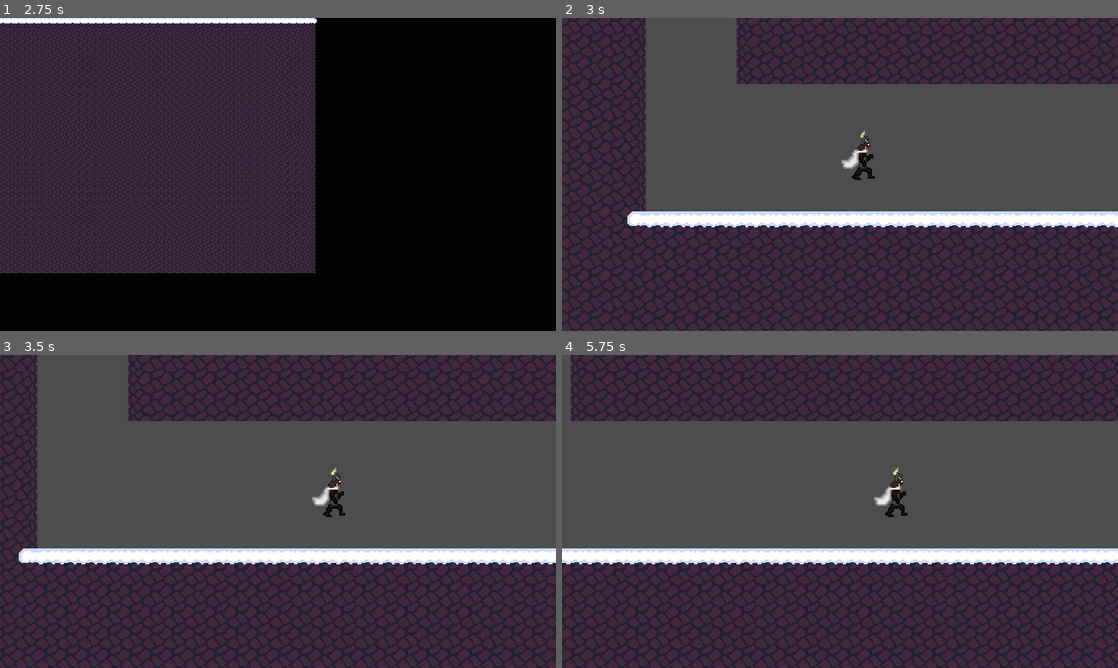
Above: before the commit, frames 1-4 (two rows, left to right).
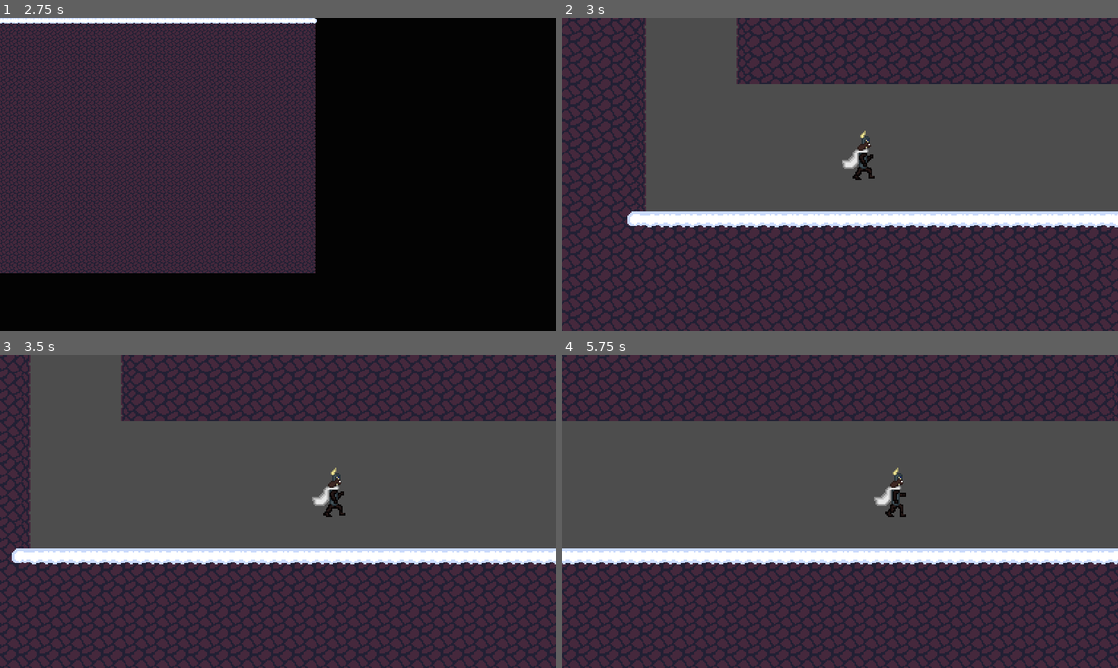
Above: after the commit, the same moments.

Repository: Tooffeer/1st-Semester-Creative-Project
Game: Godot game, scene res://Scenes/Main/main.tscn
Same seed, same stepped clock (60 frames per second), same inputs: the game is played once before the commit and once after it.
Inputs:
- Up to frame 1 (2.75 s): click "Start" at 0.5 s; click "Start" at 1.25 s; tap Enter (ui_accept) at 2 s; hold D (right) from 2.03 s (still down); tap Space (jump) at 2.27 s
- Up to frame 2 (3 s): keep holding D (right)
- Up to frame 3 (3.5 s): keep holding D (right); tap Space (jump) at 3.02 s
- Up to frame 4 (5.75 s): release D (right) at 3.53 s; hold A (left) 3.53-4.28 s; hold D (right) from 4.28 s (still down); tap Space (jump) at 4.52, 5.27 s

Frame 1 is identical in both runs. In frame 2, less than 0.1% of the frame differs, in the area x 50-56%, y 36-52%; in frame 3, 31%; in frame 4, 31%, in the area x 0-100%, y 0-100%.
Error in both runs: Invalid operands 'float' and 'Vector2' in operator '+'. (res://Scenes/Game/Player2D/player.gd:65)

Commit message:
Fixed All Movement Animation

Diff:
--- a/1st Semester Creative Project/Scenes/Game/Player2D/player.gd
+++ b/1st Semester Creative Project/Scenes/Game/Player2D/player.gd
@@ -27,7 +27,7 @@
 var isWallSliding : bool
 
 # Animation
-var states = ["Idling", "Running", "Jumping", "Falling", "Attacking"]
+var states = ["Idling", "Running", "Jumping", "Falling", "Wallsliding"]
 var currentState = states[0]
 
 func _ready():
@@ -53,7 +53,7 @@
 		velocity.y = 300
 
 	move_and_slide()
-	stateMachine()
+	stateMachine(direction)
 
 	# Health system
 	if playerHealth <= 0:
@@ -110,19 +110,43 @@
 	# Removes the player scene
 	queue_free()
 
-func stateMachine():
+func stateMachine(direction):
 	# Face sprite in the direction of movement
 	if velocity.x > 0:
 		sprite.flip_h = false
 	elif velocity.x < 0:
 		sprite.flip_h = true
 
-	if velocity.x == 0 and velocity.y == 0:
+	# Check player states
+	if isWallSliding == true:
+		# Is wallslidng
+		currentState = states[4]
+		# Flip sprite to correctly face wall
+		if direction < 0:
+			sprite.flip_h = false
+		if direction > 0:
+			sprite.flip_h = true
+	elif velocity.x == 0 and velocity.y == 0:
+		# Is standing still
 		currentState = states[0]
 	elif velocity.x != 0 and velocity.y == 0:
+		# Is moving on ground
 		currentState = states[1]
+	elif velocity.y < 0:
+		# Is rising
+		currentState = states[2]
+	elif velocity.y > 0:
+		# Is falling
+		currentState = states[3]
 
+	# Play animation
 	if currentState == states[0]:
 		sprite.play("Idle")
 	elif currentState == states[1]:
 		sprite.play("Run")
+	elif currentState == states[2]:
+		sprite.play("Jump")
+	elif currentState == states[3]:
+		sprite.play("Fall")
+	elif currentState == states[4]:
+		sprite.play("Wallslide")
--- a/1st Semester Creative Project/Scenes/Game/Player2D/player.tscn
+++ b/1st Semester Creative Project/Scenes/Game/Player2D/player.tscn
@@ -6,21 +6,33 @@
 [sub_resource type="RectangleShape2D" id="RectangleShape2D_vaaau"]
 size = Vector2(16, 31)
 
-[sub_resource type="AtlasTexture" id="AtlasTexture_tljfx"]
+[sub_resource type="AtlasTexture" id="AtlasTexture_3vhs1"]
 atlas = ExtResource("2_20fb3")
-region = Rect2(0, 384, 48, 64)
+region = Rect2(0, 320, 48, 64)
 
-[sub_resource type="AtlasTexture" id="AtlasTexture_l1ews"]
+[sub_resource type="AtlasTexture" id="AtlasTexture_jbhm2"]
 atlas = ExtResource("2_20fb3")
-region = Rect2(48, 384, 48, 64)
+region = Rect2(48, 320, 48, 64)
 
-[sub_resource type="AtlasTexture" id="AtlasTexture_8cnif"]
+[sub_resource type="AtlasTexture" id="AtlasTexture_b16rh"]
 atlas = ExtResource("2_20fb3")
-region = Rect2(96, 384, 48, 64)
+region = Rect2(96, 320, 48, 64)
 
-[sub_resource type="AtlasTexture" id="AtlasTexture_rj2sq"]
+[sub_resource type="AtlasTexture" id="AtlasTexture_yla0h"]
 atlas = ExtResource("2_20fb3")
-region = Rect2(144, 384, 48, 64)
+region = Rect2(144, 320, 48, 64)
+
+[sub_resource type="AtlasTexture" id="AtlasTexture_ceoio"]
+atlas = ExtResource("2_20fb3")
+region = Rect2(0, 192, 48, 64)
+
+[sub_resource type="AtlasTexture" id="AtlasTexture_2q1wp"]
+atlas = ExtResource("2_20fb3")
+region = Rect2(48, 192, 48, 64)
+
+[sub_resource type="AtlasTexture" id="AtlasTexture_1xael"]
+atlas = ExtResource("2_20fb3")
+region = Rect2(96, 192, 48, 64)
 
 [sub_resource type="AtlasTexture" id="AtlasTexture_0g1pk"]
 atlas = ExtResource("2_20fb3")
@@ -38,6 +50,10 @@
 atlas = ExtResource("2_20fb3")
 region = Rect2(144, 0, 48, 64)
 
+[sub_resource type="AtlasTexture" id="AtlasTexture_udtmp"]
+atlas = ExtResource("2_20fb3")
+region = Rect2(0, 128, 48, 64)
+
 [sub_resource type="AtlasTexture" id="AtlasTexture_y6igr"]
 atlas = ExtResource("2_20fb3")
 region = Rect2(0, 64, 48, 64)
@@ -54,24 +70,46 @@
 atlas = ExtResource("2_20fb3")
 region = Rect2(144, 64, 48, 64)
 
+[sub_resource type="AtlasTexture" id="AtlasTexture_tpkm4"]
+atlas = ExtResource("2_20fb3")
+region = Rect2(0, 256, 48, 64)
+
+[sub_resource type="AtlasTexture" id="AtlasTexture_mkhat"]
+atlas = ExtResource("2_20fb3")
+region = Rect2(48, 256, 48, 64)
+
 [sub_resource type="SpriteFrames" id="SpriteFrames_inid1"]
 animations = [{
 "frames": [{
 "duration": 1.0,
-"texture": SubResource("AtlasTexture_tljfx")
+"texture": SubResource("AtlasTexture_3vhs1")
 }, {
 "duration": 1.0,
-"texture": SubResource("AtlasTexture_l1ews")
+"texture": SubResource("AtlasTexture_jbhm2")
 }, {
 "duration": 1.0,
-"texture": SubResource("AtlasTexture_8cnif")
+"texture": SubResource("AtlasTexture_b16rh")
 }, {
 "duration": 1.0,
-"texture": SubResource("AtlasTexture_rj2sq")
+"texture": SubResource("AtlasTexture_yla0h")
 }],
 "loop": true,
 "name": &"Attack",
-"speed": 9.0
+"speed": 5.0
+}, {
+"frames": [{
+"duration": 1.0,
+"texture": SubResource("AtlasTexture_ceoio")
+}, {
+"duration": 1.0,
+"texture": SubResource("AtlasTexture_2q1wp")
+}, {
+"duration": 1.0,
+"texture": SubResource("AtlasTexture_1xael")
+}],
+"loop": true,
+"name": &"Fall",
+"speed": 5.0
 }, {
 "frames": [{
 "duration": 1.0,
@@ -92,6 +130,14 @@
 }, {
 "frames": [{
 "duration": 1.0,
+"texture": SubResource("AtlasTexture_udtmp")
+}],
+"loop": true,
+"name": &"Jump",
+"speed": 5.0
+}, {
+"frames": [{
+"duration": 1.0,
 "texture": SubResource("AtlasTexture_y6igr")
 }, {
 "duration": 1.0,
@@ -105,11 +151,23 @@
 }],
 "loop": true,
 "name": &"Run",
-"speed": 8.0
+"speed": 9.0
+}, {
+"frames": [{
+"duration": 1.0,
+"texture": SubResource("AtlasTexture_tpkm4")
+}, {
+"duration": 1.0,
+"texture": SubResource("AtlasTexture_mkhat")
+}],
+"loop": true,
+"name": &"Wallslide",
+"speed": 7.0
 }]
 
 [node name="Player" type="CharacterBody2D"]
 script = ExtResource("1_ede4o")
+runSpeed = 130.0
 
 [node name="CollisionShape2D" type="CollisionShape2D" parent="."]
 position = Vector2(0, 0.5)
@@ -117,8 +175,8 @@
 
 [node name="AnimatedSprite2D" type="AnimatedSprite2D" parent="."]
 sprite_frames = SubResource("SpriteFrames_inid1")
-animation = &"Run"
-frame_progress = 0.414521
+animation = &"Wallslide"
+frame_progress = 0.126572
 
 [node name="Camera2D" type="Camera2D" parent="."]
 position = Vector2(0, -28)
Binary file changed: 1st Semester Creative Project/Assets/Beowulf Spritesheet.png
Not shown: 1 places in 1st Semester Creative Project/Scenes/Game/Player2D/player.tscn that only renumber resources
